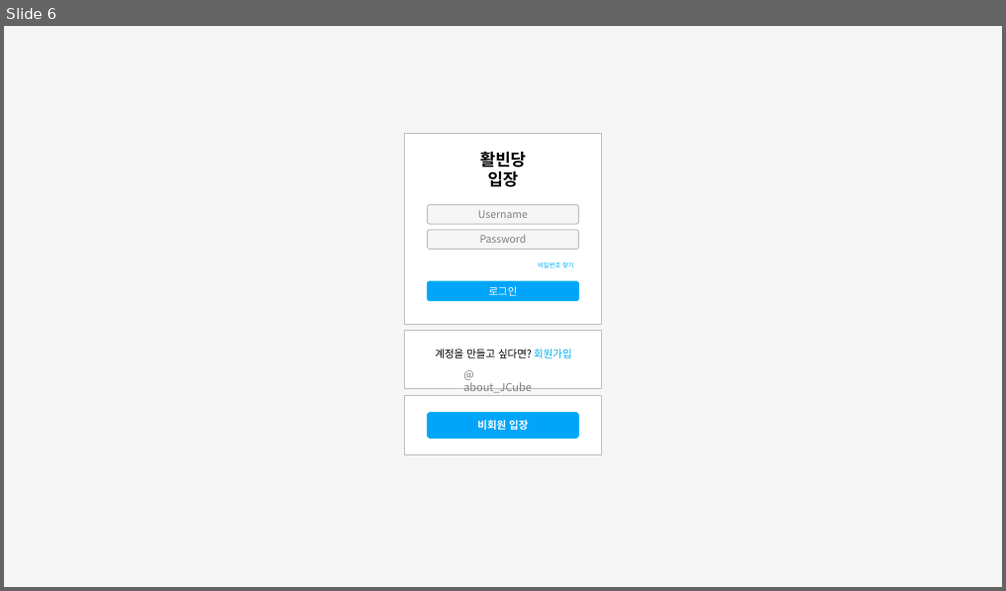
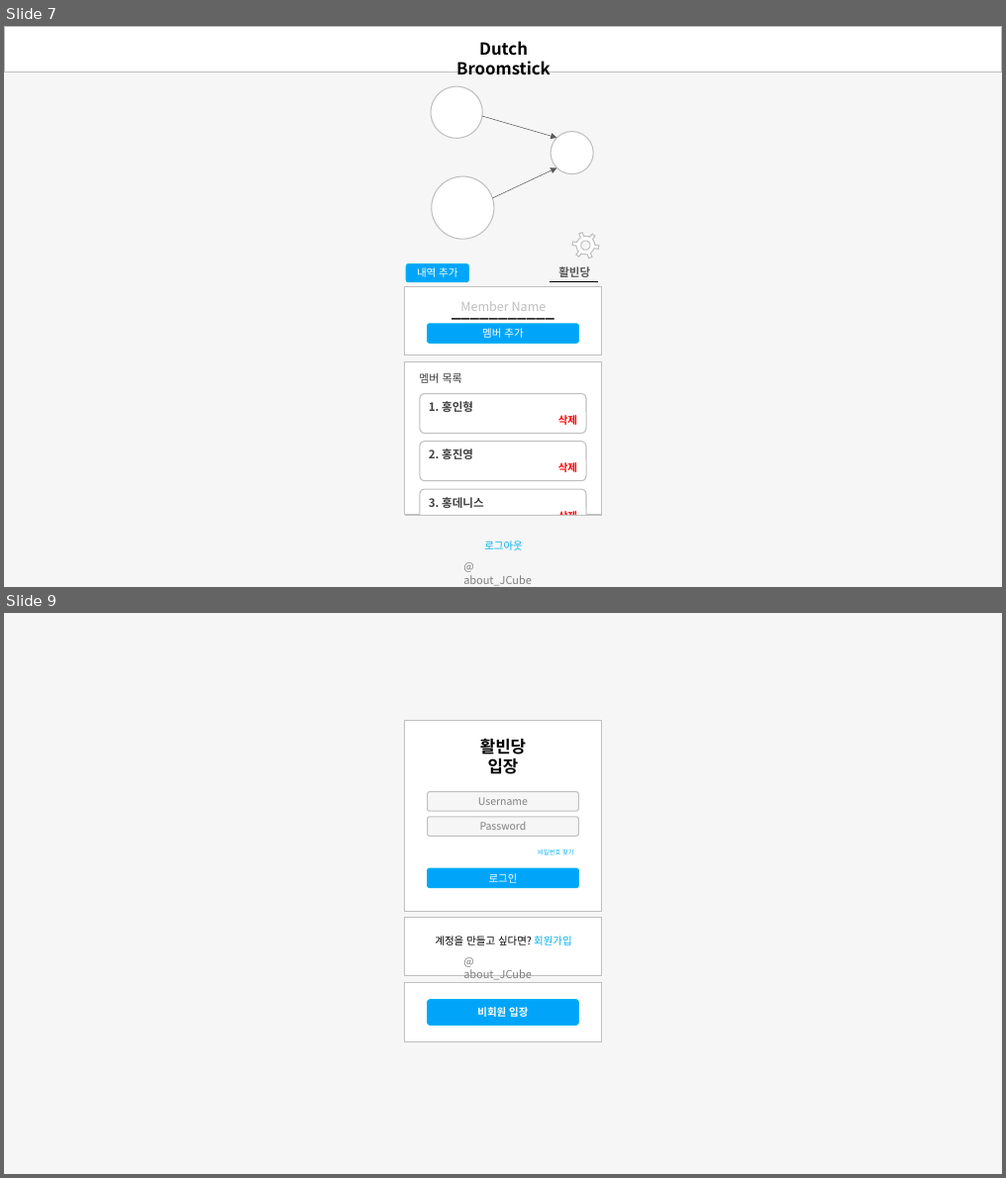
Before and after one commit to jtjun/DutchBroomstick, a slide deck: Documents/Design_Demo.pptx. Shown one above the other, each under a label of ours: slide 6 before the commit, slides 7 and 9 after it; the slides between them are not shown. The pictures are 1006x591 and 1006x1178 pixels, drawn with LibreOffice and Linux fonts; fonts in the diff are those of the drawing. Boxes give left, top, right and bottom in pixels: in the first picture for what was removed or moved away, otherwise in the second. Text is boxed around its words. In the diff, an @@ line names an element or a change of style, - is before the commit and + after.

```diff
--- a/Documents/Design_Demo.pptx
+++ b/Documents/Design_Demo.pptx
@@ slide 7 added at (4, 26, 1002, 587), background #F6F6F6 @@
@@ rectangle added at (4, 26, 1002, 73), fill #FFFFFF, outline #BFBFBF 1 pt @@
@@ text added at (456, 41, 550, 76), 16 pt, text #000000, bold @@
+Dutch Broomstick
@@ ellipse added at (428, 83, 486, 142), fill #FFFFFF, outline #BFBFBF 1 pt @@
@@ arrow added from (482, 116) to (557, 138), #595959 0.5 pt @@
@@ ellipse added at (550, 132, 593, 174), fill #FFFFFF, outline #BFBFBF 1 pt @@
@@ ellipse added at (424, 169, 503, 248), fill #FFFFFF, outline #BFBFBF 1 pt @@
@@ arrow added from (493, 198) to (557, 169), #595959 0.5 pt @@
@@ freeform shape added at (569, 229, 602, 263), fill #FFFFFF, outline #BFBFBF 1 pt @@
@@ rectangle added at (405, 286, 601, 356), fill #FFFFFF, outline #BFBFBF 1 pt @@
@@ rounded rectangle added at (406, 264, 468, 282), fill #00A5FA, outline #00B0F0 1 pt, 10 pt, text #FFFFFF @@
+내역 추가
@@ line added from (549, 282) to (598, 282), #000000 1 pt @@
@@ text added at (558, 267, 590, 277), 11 pt, text #595959, bold @@
+활빈당
@@ text added at (442, 297, 564, 325), 16 pt, text #000000, bold @@
+_______________
@@ text added at (460, 301, 547, 311), 12 pt, text #BFBFBF @@
+Member Name
@@ rounded rectangle added at (428, 324, 579, 344), fill #00A5FA, outline #00B0F0 1 pt, 10 pt, text #FFFFFF @@
+멤버 추가
@@ rectangle added at (405, 363, 601, 515), fill #FFFFFF, outline #BFBFBF 1 pt @@
@@ text added at (419, 373, 462, 383), 10.5 pt, text #404040 @@
+멤버 목록
@@ rounded rectangle added at (420, 393, 586, 433), fill #FFFFFF, outline #BFBFBF 1 pt, 11 pt, text #404040, bold @@
+1. 홍인형
+삭제
@@ rounded rectangle added at (420, 442, 586, 481), fill #FFFFFF, outline #BFBFBF 1 pt, 11 pt, text #404040, bold @@
+2. 홍진영
+삭제
@@ rounded rectangle added at (420, 489, 586, 529), fill #FFFFFF, outline #BFBFBF 1 pt, 11 pt, text #404040, bold @@
+3. 홍데니스
+삭제
@@ rectangle added at (395, 515, 612, 536), fill #F6F6F6 @@
@@ line added from (405, 516) to (601, 516), #BFBFBF 1 pt @@
@@ text added at (484, 541, 523, 551), 10 pt, text #00B0F0 @@
+로그아웃
@@ text added at (463, 575, 532, 586), 10.5 pt, text #808080 @@
+@ about_JCube
@@ what was slide 6 is now slide 9 @@
```
Also in this commit, not shown: 5 slides changed, 2 other slides added.
